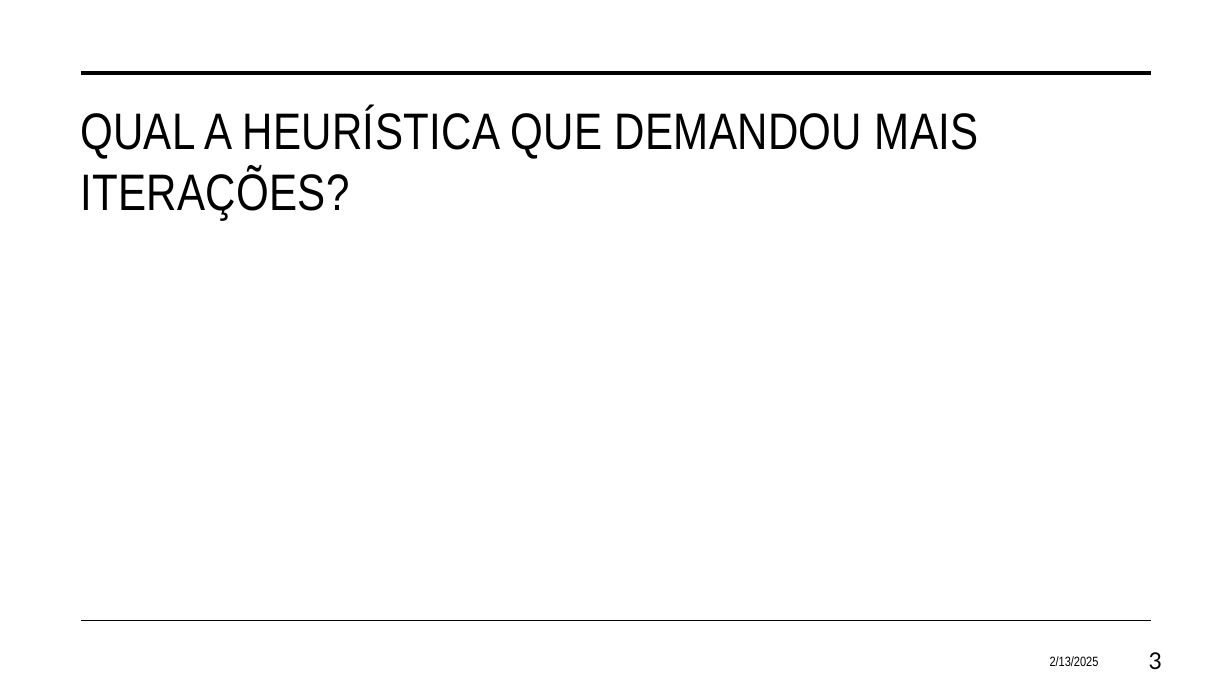
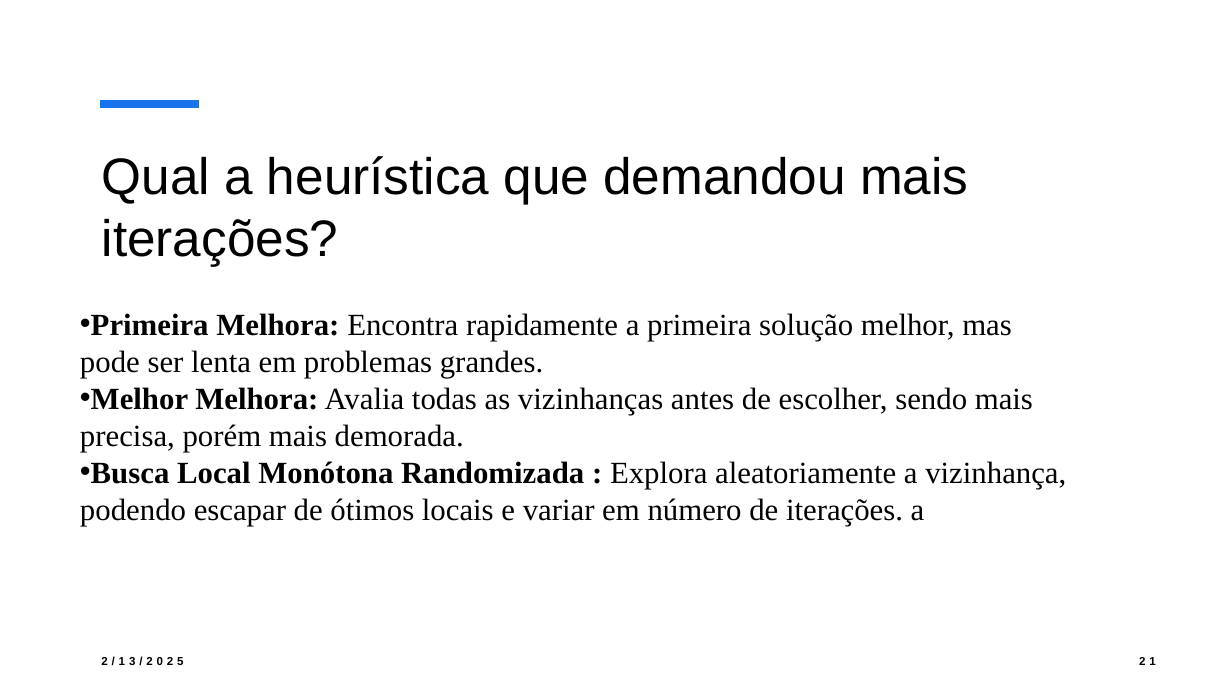
Before and after one commit to eduardosavian/heuristic-searches, a slide deck: slide 21 of documents/Presentation.pptx (slide 3 before the commit). Drawn at 1232x693 pixels with LibreOffice and Linux fonts; fonts in the diff are those of the drawing. Boxes give left, top, right and bottom in pixels: in the first picture for what was removed or moved away, otherwise in the second. Text is boxed around its words. In the diff, an @@ line names an element or a change of style, - is before the commit and + after.

```diff
--- a/documents/Presentation.pptx
+++ b/documents/Presentation.pptx
@@ line removed from (81, 73) to (1152, 73) @@
@@ line added from (100, 104) to (199, 104), #1973EB 6 pt @@
@@ title at (x1=102, y1=156, x2=968, y2=266): text changed; font Arial Narrow to Arial @@
-QUAL A HEURÍSTICA QUE DEMANDOU MAIS ITERAÇÕES?
+Qual a heurística que demandou mais iterações?
@@ text added at (x1=80, y1=313, x2=1066, y2=526), 24 pt, text #000000 @@
+• Primeira Melhora: Encontra rapidamente a primeira solução melhor, mas pode ser lenta em problemas grandes.
+• Melhor Melhora: Avalia todas as vizinhanças antes de escolher, sendo mais precisa, porém mais demorada.
+• Busca Local Monótona Randomizada : Explora aleatoriamente a vizinhança, podendo escapar de ótimos locais e variar em número de iterações. a
@@ line removed from (81, 621) to (1152, 621) @@
@@ text "2/13/2025" moved from (x1=1050, y1=656, x2=1099, y2=666) to (x1=101, y1=656, x2=183, y2=666) @@
@@ text "2/13/2025" at (x1=101, y1=656, x2=183, y2=666): size 10.5 to 9 pt, font Arial Narrow to Arial, letter spacing 0 to 3 pt, bold on; alignment right to left @@
@@ page number at (x1=1139, y1=657, x2=1156, y2=665): text changed; size 18 to 9 pt; font Lato to Arial; bold on @@
-3
+21
```
Also in this commit, not shown: 8 other slides changed, 18 slides added.
